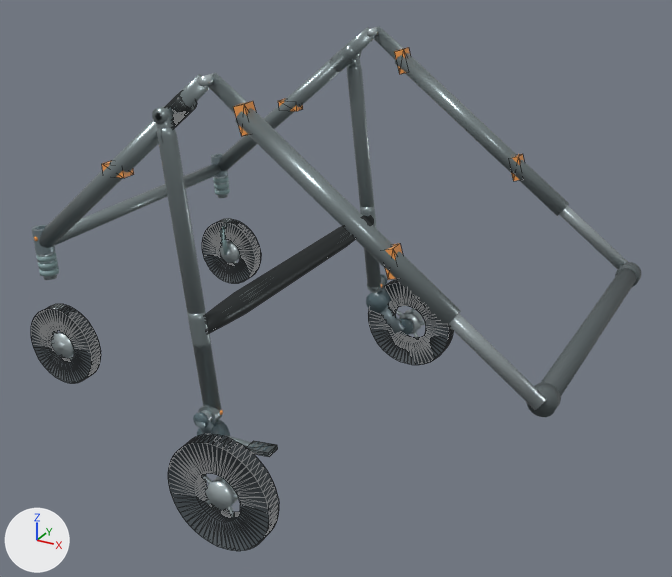
Before and after pictures for a commit that changed the glTF model models/no_cabin/w650_state2_wheel_S.glb.
Before and after are seen from a 50 mm lens placed at (1.637, -1.387, 1.099), pointed at (0.883, -0.016, 0.414). The lights are fixed; the arrows at lower left show +X, +Y and +Z. The picture after the commit comes second. Mesh edges are drawn as thin lines on the coarser meshes.

In view in the first picture: 'FL_tire.010', 'FR_tire.010', 'RL_tire.010', 'RR_tire.010', 'V46_rear_leg_-1.010', 'V46_rear_leg_1.010', 'V46_rearbar.010', 'handle_slider_-1.009', 'main_lower_-1.010', 'main_upper_-1.010', 'main_upper_1.010', 'round_handle.009' and 54 more.
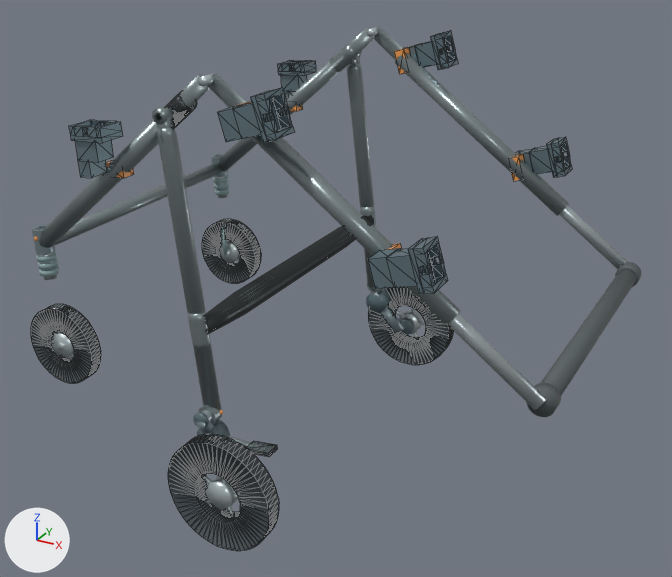
Location of each change, [x1, y1, x2, y2] in pixels of the pictures (672 x 577 px):
'Universal_Cabin_Receiver_H_-1', added: after [368, 236, 448, 294]
'Universal_Cabin_Receiver_M_-1', added: after [217, 88, 294, 142]
'Universal_Cabin_Receiver_L_-1', added: after [69, 120, 123, 178]
'Universal_Cabin_Receiver_H_1', added: after [516, 137, 572, 178]
'Universal_Cabin_Receiver_M_1', added: after [406, 30, 458, 70]
'Universal_Cabin_Receiver_L_1', added: after [278, 60, 316, 99]

Diff of the bpy script that builds the scene:
```diff
--- a/models/no_cabin/w650_state2_wheel_S.glb.py
+++ b/models/no_cabin/w650_state2_wheel_S.glb.py
@@ ob_universal_cabin_receiver_m__1 @@
+ob_universal_cabin_receiver_m__1 = bpy.data.objects.new('Universal_Cabin_Receiver_M_-1', me_universal_cabin_receiver_m__1)  # 76 vertices, 156 faces; spans x 0.8584..0.9631, y -0.33..-0.282, z 0.7561..0.8347; in mat_universal_cabin_receiver (greyish blue #768b95)
+ob_universal_cabin_receiver_m__1.location = (0.0, 0.0, 0.0)
@@ ob_universal_cabin_receiver_l__1 @@
+ob_universal_cabin_receiver_l__1 = bpy.data.objects.new('Universal_Cabin_Receiver_L_-1', me_universal_cabin_receiver_l__1)  # 76 vertices, 156 faces; spans x 0.5808..0.6461, y -0.33..-0.282, z 0.6626..0.7515; in mat_universal_cabin_receiver (greyish blue #768b95)
+ob_universal_cabin_receiver_l__1.location = (0.0, 0.0, 0.0)
@@ ob_universal_cabin_receiver_h__1 @@
+ob_universal_cabin_receiver_h__1 = bpy.data.objects.new('Universal_Cabin_Receiver_H_-1', me_universal_cabin_receiver_h__1)  # 76 vertices, 156 faces; spans x 1.1003..1.2049, y -0.33..-0.282, z 0.5785..0.6571; in mat_universal_cabin_receiver (greyish blue #768b95)
+ob_universal_cabin_receiver_h__1.location = (0.0, 0.0, 0.0)
@@ ob_universal_cabin_receiver_m_1 @@
+ob_universal_cabin_receiver_m_1 = bpy.data.objects.new('Universal_Cabin_Receiver_M_1', me_universal_cabin_receiver_m_1)  # 76 vertices, 156 faces; spans x 0.8584..0.9631, y 0.282..0.33, z 0.7561..0.8347; in mat_universal_cabin_receiver (greyish blue #768b95)
+ob_universal_cabin_receiver_m_1.location = (0.0, 0.0, 0.0)
@@ ob_universal_cabin_receiver_l_1 @@
+ob_universal_cabin_receiver_l_1 = bpy.data.objects.new('Universal_Cabin_Receiver_L_1', me_universal_cabin_receiver_l_1)  # 76 vertices, 156 faces; spans x 0.5808..0.6461, y 0.282..0.33, z 0.6626..0.7515; in mat_universal_cabin_receiver (greyish blue #768b95)
+ob_universal_cabin_receiver_l_1.location = (0.0, 0.0, 0.0)
@@ ob_universal_cabin_receiver_h_1 @@
+ob_universal_cabin_receiver_h_1 = bpy.data.objects.new('Universal_Cabin_Receiver_H_1', me_universal_cabin_receiver_h_1)  # 76 vertices, 156 faces; spans x 1.1003..1.2049, y 0.282..0.33, z 0.5785..0.6571; in mat_universal_cabin_receiver (greyish blue #768b95)
+ob_universal_cabin_receiver_h_1.location = (0.0, 0.0, 0.0)
```
